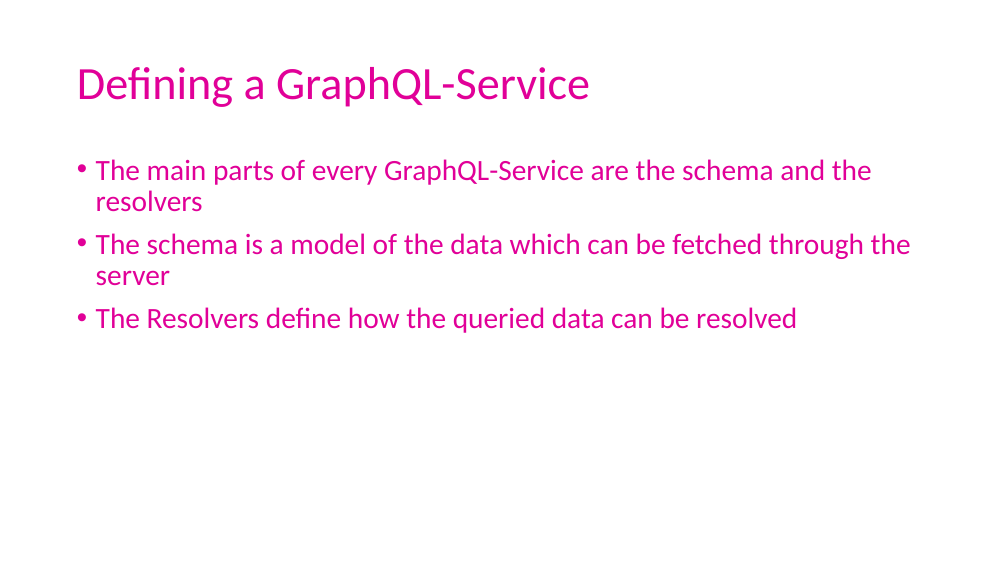
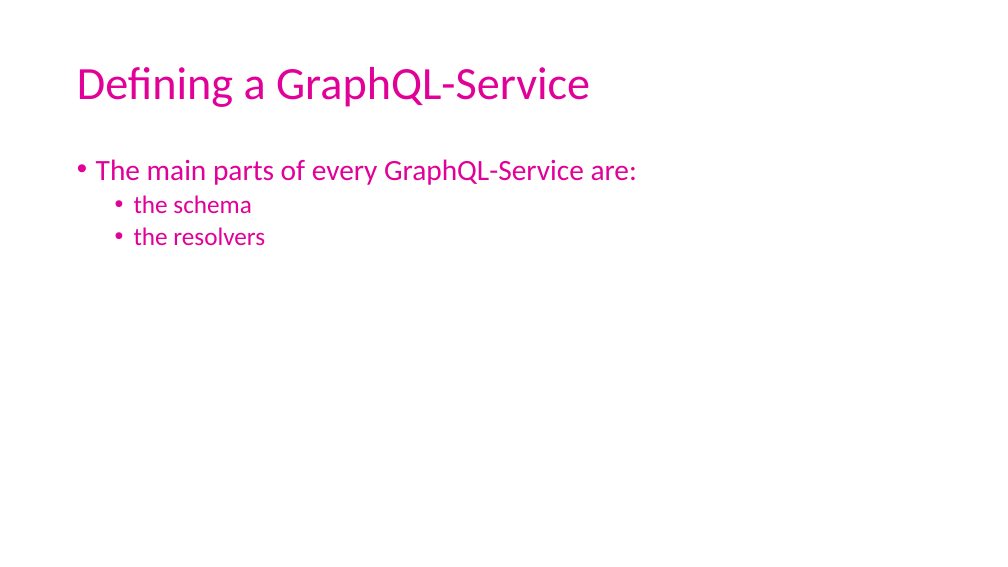
Before and after one commit to ArneSchulze/GraphQL, a slide deck: slide 9 of slides.pptx (slide 6 before the commit). Drawn at 1008x567 pixels with LibreOffice and Linux fonts; fonts in the diff are those of the drawing. Boxes give left, top, right and bottom in pixels: in the first picture for what was removed or moved away, otherwise in the second. Text is boxed around its words. In the diff, an @@ line names an element or a change of style, - is before the commit and + after.

```diff
--- a/slides.pptx
+++ b/slides.pptx
@@ text at <box>96,159,637,245</box>: text changed @@
-• The main parts of every GraphQL-Service are the schema and the resolvers
-• The schema is a model of the data which can be fetched through the server
-• The Resolvers define how the queried data can be resolved
+• The main parts of every GraphQL-Service are:
+  • the schema
+  • the resolvers
```
Also in this commit, not shown: 9 other slides changed, 4 slides added, 1 other file.
